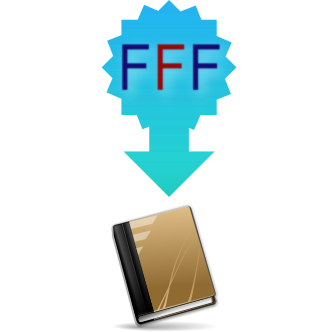
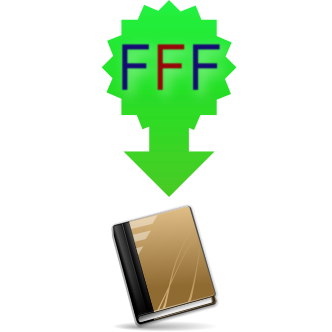
The second (332, 332) image is a revision of the first. Changes to its layers:
painted on "Rendered SVG" over [101, 0, 237, 197]
